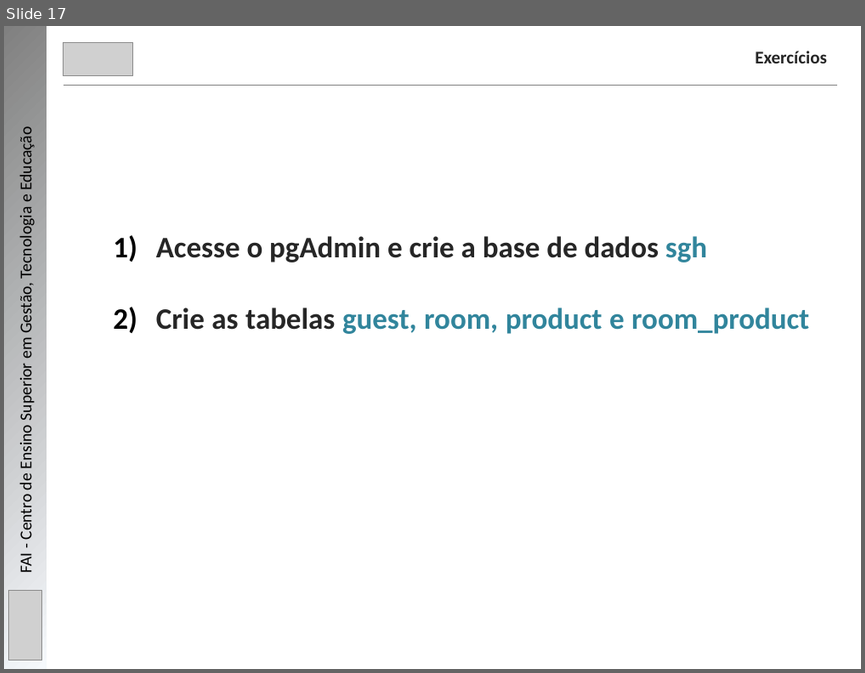
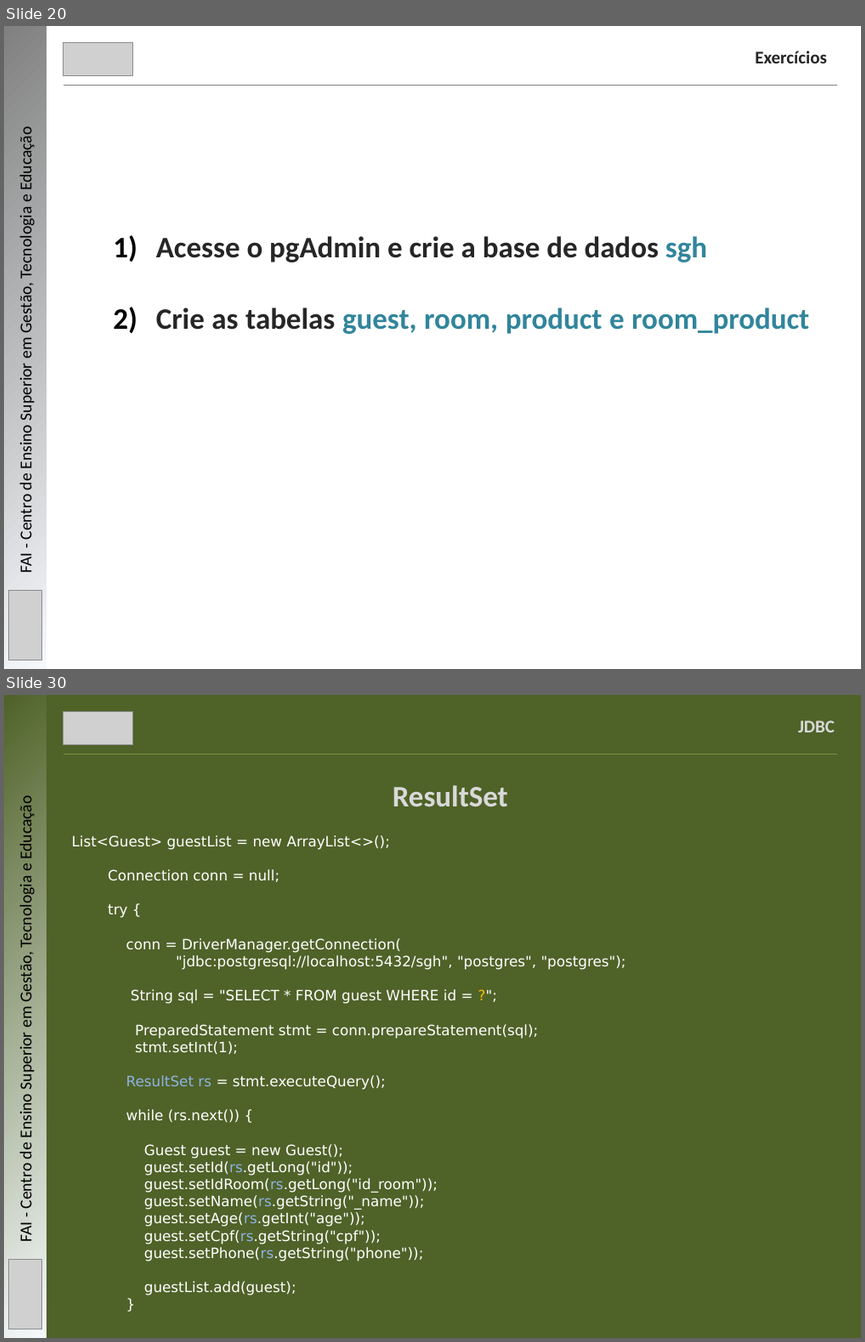
Before and after one commit to mbernardesp/lab-dev-software-sgh, a slide deck: slides/java-com-banco-de-dados.pptx. Shown one above the other, each under a label of ours: slide 17 before the commit, slides 20 and 30 after it; the slides between them are not shown. The pictures are 865x673 and 865x1342 pixels, drawn with LibreOffice and Linux fonts; fonts in the diff are those of the drawing; grey boxes stand for pictures. Boxes give left, top, right and bottom in pixels: in the first picture for what was removed or moved away, otherwise in the second. Text is boxed around its words. In the diff, an @@ line names an element or a change of style, - is before the commit and + after.

```diff
--- a/slides/java-com-banco-de-dados.pptx
+++ b/slides/java-com-banco-de-dados.pptx
@@ slide 30 added at (4, 695, 861, 1338), background #4F6228 @@
@@ rectangle added at (4, 695, 46, 1338), fill gradient #F6F9FC to #4F6228 @@
@@ picture added at (64, 711, 133, 744) @@
@@ text added at (798, 721, 834, 732), 15 pt, text #D9D9D9, bold @@
+JDBC
@@ line added from (64, 755) to (837, 755), #4F6228 0.75 pt @@
@@ text added at (392, 785, 508, 806), 25 pt, text #D9D9D9, bold @@
+ResultSet
@@ text added at (16, 801, 36, 1241), 14 pt, text #000000 @@
+FAI - Centro de Ensino Superior em Gestão, Tecnologia e Educação
@@ text added at (72, 835, 626, 1295), 12 pt, text #FFFFFF @@
+List<Guest> guestList = new ArrayList<>();
+Connection conn = null;
+try {
+conn = DriverManager.getConnection(
+"jdbc:postgresql://localhost:5432/sgh", "postgres", "postgres");
+String sql = "SELECT * FROM guest WHERE id = ?";
+PreparedStatement stmt = conn.prepareStatement(sql);
+stmt.setInt(1);
+ResultSet rs = stmt.executeQuery();
+while (rs.next()) {
+Guest guest = new Guest();
+guest.setId(rs.getLong("id"));
+guest.setIdRoom(rs.getLong("id_room"));
+guest.setName(rs.getString("_name"));
+guest.setAge(rs.getInt("age"));
+guest.setCpf(rs.getString("cpf"));
+guest.setPhone(rs.getString("phone"));
+guestList.add(guest);
+}
@@ picture added at (9, 1259, 42, 1329) @@
@@ what was slide 17 is now slide 20 @@
```
Also in this commit, not shown: 9 slides changed, 7 other slides added, 2 other files.
